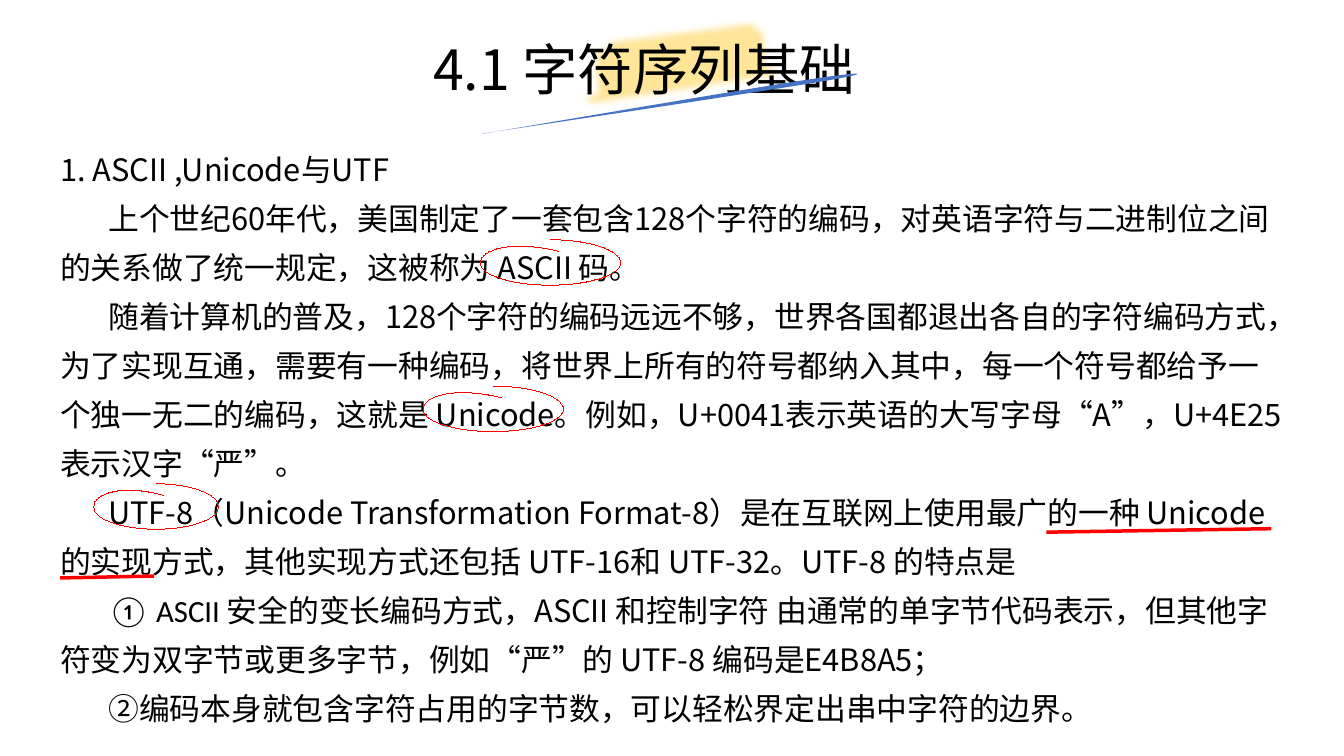
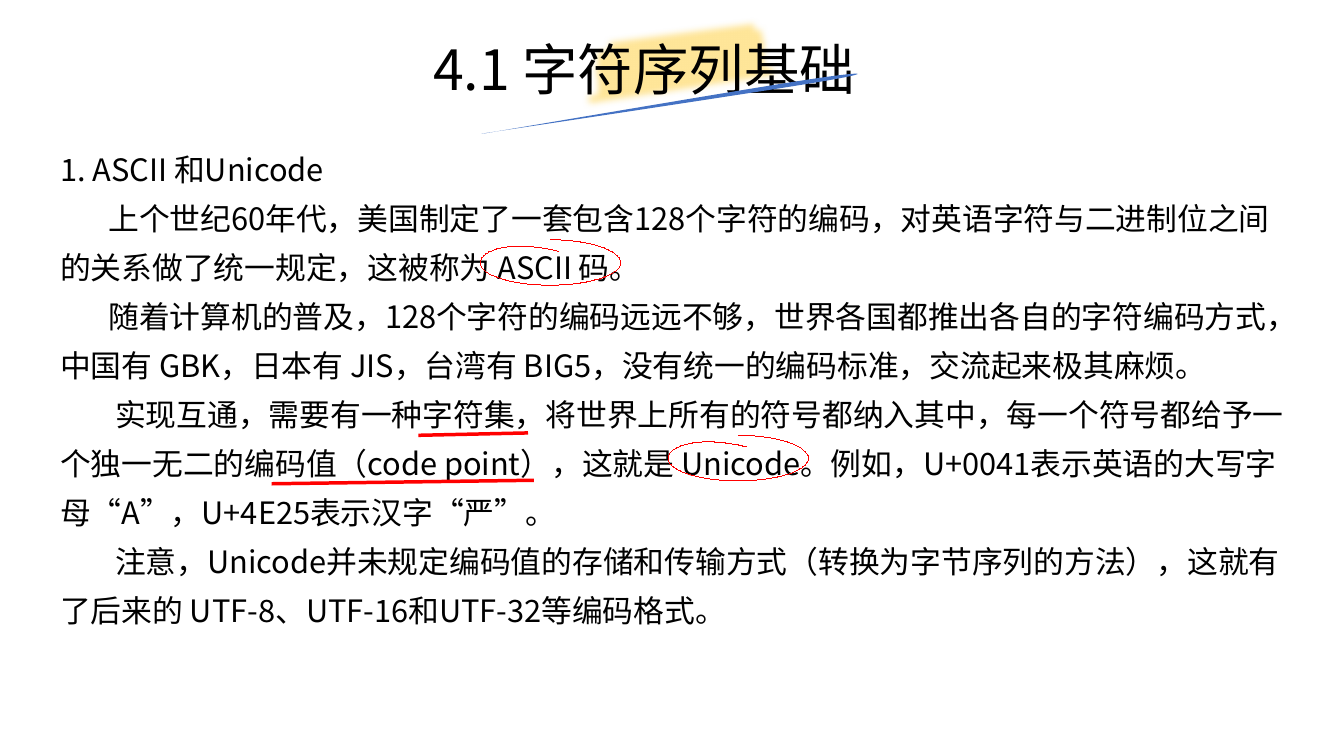
Before and after one commit to yiwenliu/CorePython, a slide deck: slide 17 of PPT/CorePython.pptx. Drawn at 1344x756 pixels with LibreOffice and Linux fonts; fonts in the diff are those of the drawing. Boxes give left, top, right and bottom in pixels: in the first picture for what was removed or moved away, otherwise in the second. Text is boxed around its words. In the diff, an @@ line names an element or a change of style, - is before the commit and + after.

```diff
--- a/PPT/CorePython.pptx
+++ b/PPT/CorePython.pptx
@@ text at [60,155,324,184]: text changed @@
-1. ASCII ,Unicode与UTF
+1. ASCII 和Unicode
@@ text at [60,302,1297,625]: text changed @@
-随着计算机的普及，128个字符的编码远远不够，世界各国都退出各自的字符编码方式，为了实现互通，需要有一种编码，将世界上所有的符号都纳入其中，每一个符号都给予一个独一无二的编码，这就是 Unicode。例如，U+0041表示英语的大写字母“A”，U+4E25表示汉字“严”。
-UTF-8（Unicode Transformation Format-8）是在互联网上使用最广的一种 Unicode 的实现方式，其他实现方式还包括 UTF-16和 UTF-32。UTF-8 的特点是
-① ASCII 安全的变长编码方式，ASCII 和控制字符 由通常的单字节代码表示，但其他字符变为双字节或更多字节，例如“严”的 UTF-8 编码是E4B8A5；
-②编码本身就包含字符占用的字节数，可以轻松界定出串中字符的边界。
+随着计算机的普及，128个字符的编码远远不够，世界各国都推出各自的字符编码方式，中国有 GBK，日本有 JIS，台湾有 BIG5，没有统一的编码标准，交流起来极其麻烦。
+实现互通，需要有一种字符集，将世界上所有的符号都纳入其中，每一个符号都给予一个独一无二的编码值（code point），这就是 Unicode。例如，U+0041表示英语的大写字母“A”，U+4E25表示汉字“严”。
+注意，Unicode并未规定编码值的存储和传输方式（转换为字节序列的方法），这就有了后来的 UTF-8、UTF-16和UTF-32等编码格式。
@@ line moved from (60, 578) - (154, 576) to (418, 436) - (528, 434) @@
@@ freeform shape: place and size @@
-freeform shape at [423,386,564,432]
+freeform shape at [668,436,809,481]
@@ freeform shape removed at [94,484,219,529] @@
@@ line moved from (1047, 532) - (1271, 529) to (272, 484) - (534, 480) @@
```
Also in this commit, not shown: 4 other slides changed, 4 slides added, 1 slide removed, 1 other file.
